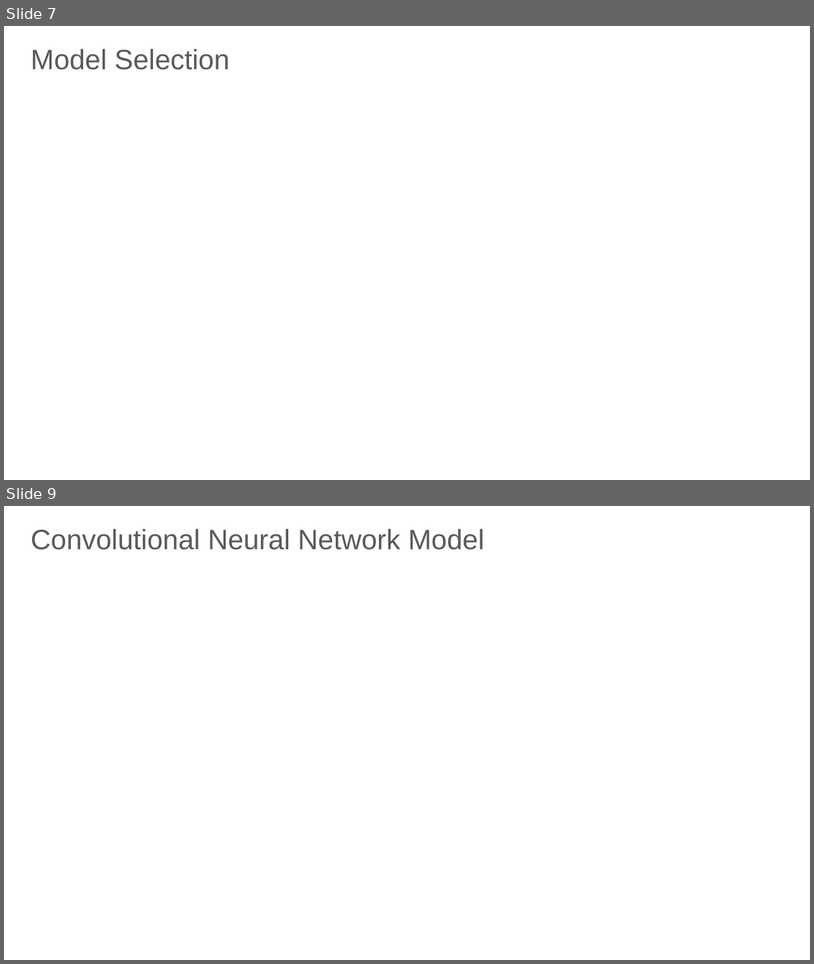
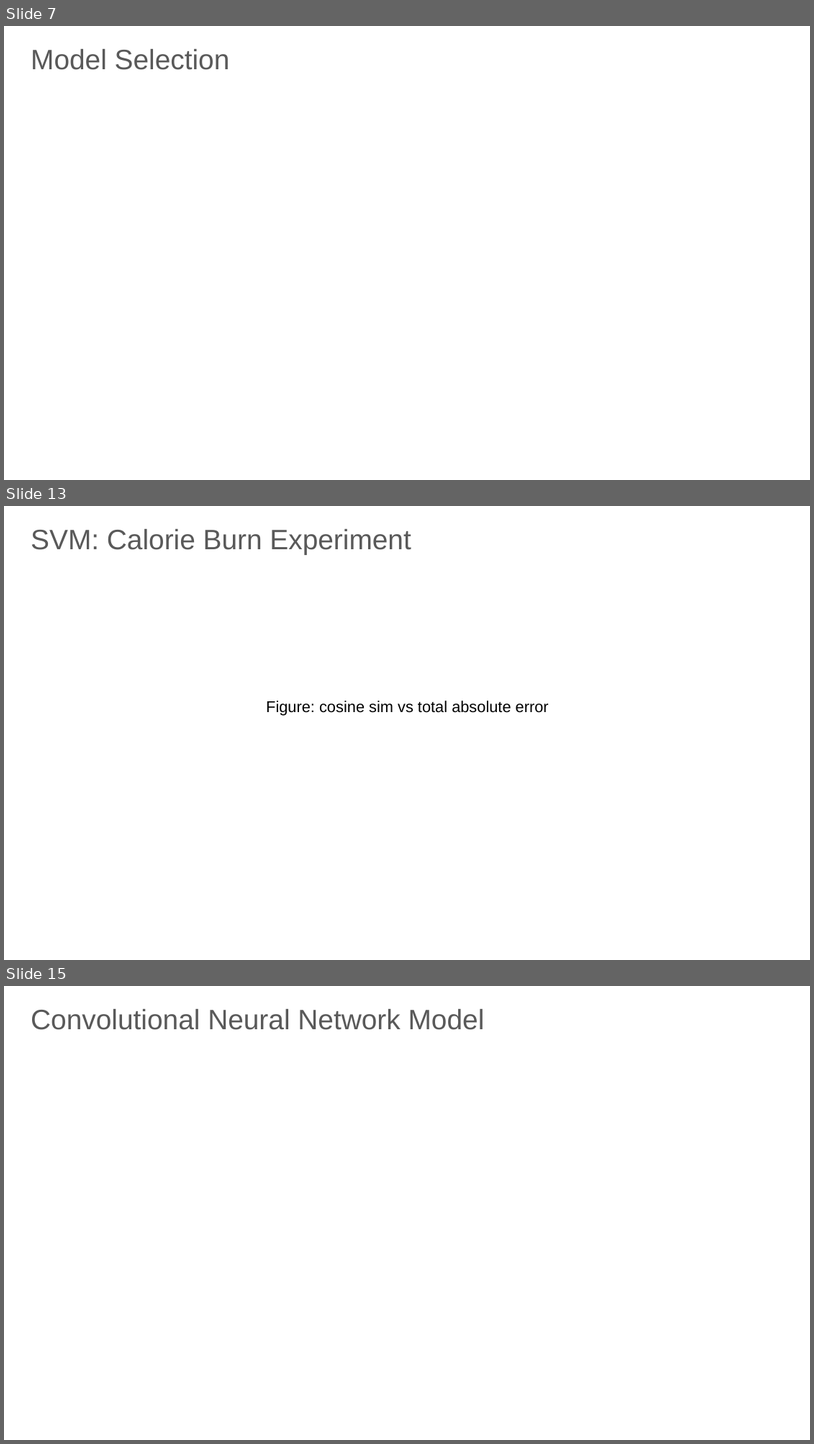
Before and after one commit to Root18D/AAI-501--Machine-Learning, a slide deck: AAI_501_Final_Project_Presentation_Group6_r1.pptx. Shown one above the other, each under a label of ours: slides 7 and 9 before the commit, slides 7, 13 and 15 after it; the slides between them are not shown. The pictures are 814x964 and 814x1444 pixels, drawn with LibreOffice and Linux fonts; fonts in the diff are those of the drawing; background and template pictures are left out. Boxes give left, top, right and bottom in pixels: in the first picture for what was removed or moved away, otherwise in the second. Text is boxed around its words. In the diff, an @@ line names an element or a change of style, - is before the commit and + after.

```diff
--- a/AAI_501_Final_Project_Presentation_Group6_r1.pptx
+++ b/AAI_501_Final_Project_Presentation_Group6_r1.pptx
@@ slide 13 added at <box>4,506,810,960</box>, background #FFFFFF @@
@@ text added at <box>31,529,411,554</box>, 25 pt, text #595959 @@
+SVM: Calorie Burn Experiment
@@ text added at <box>266,700,549,716</box>, 14 pt, text #000000 @@
+Figure: cosine sim vs total absolute error
@@ what was slide 9 is now slide 15 @@
```
Also in this commit, not shown: 1 slide changed, 5 other slides added, 2 other files.
